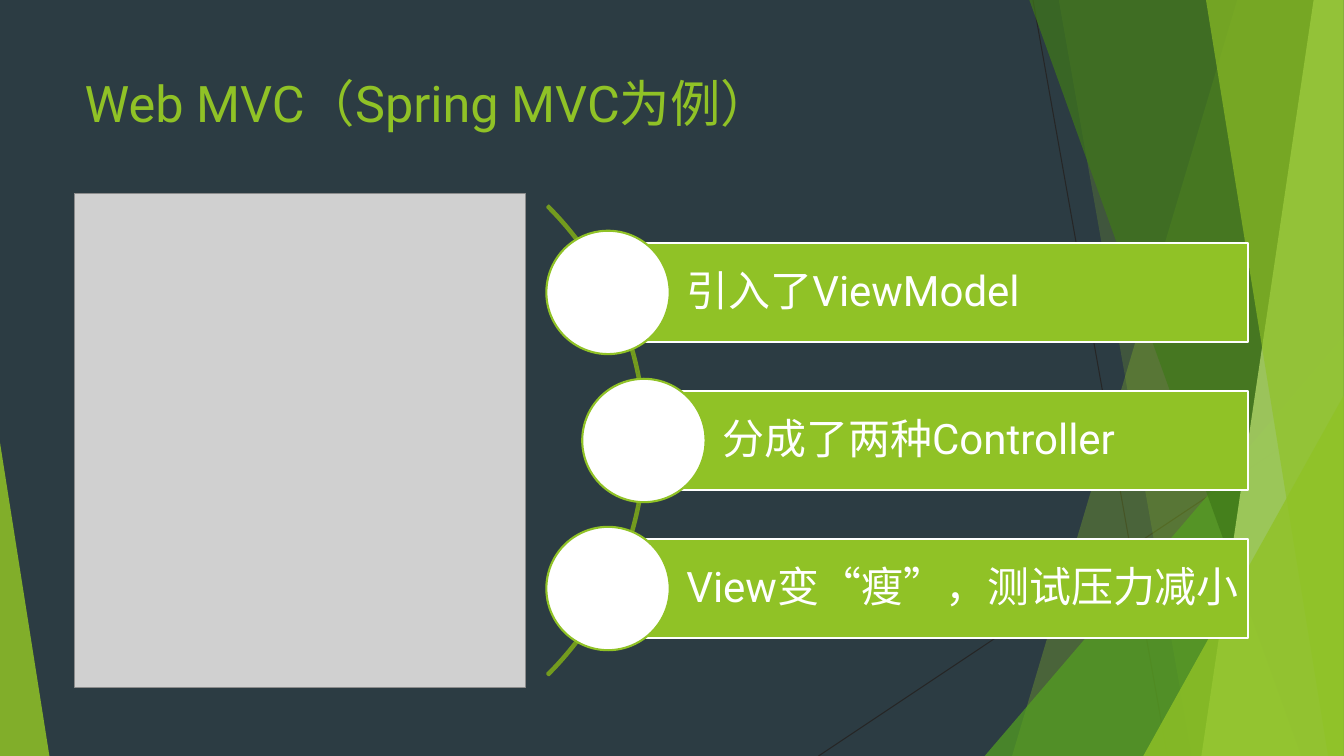
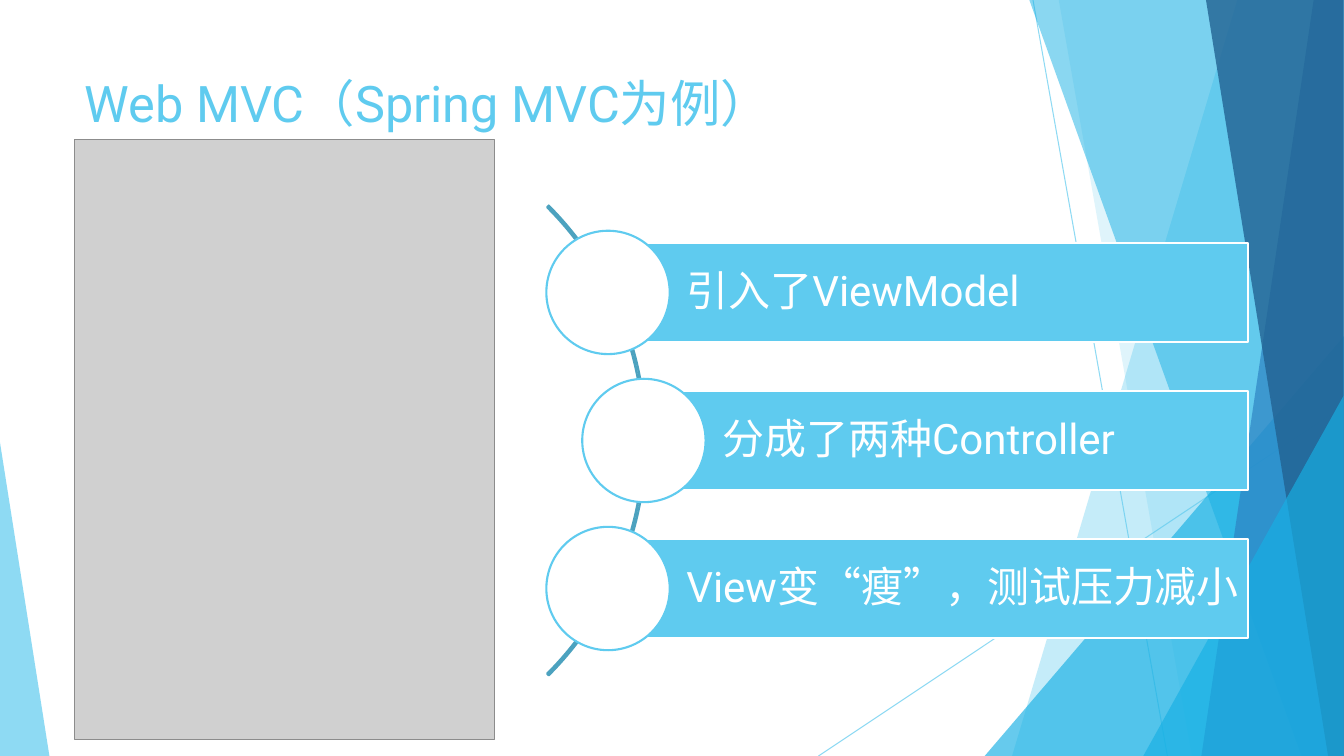
Before and after one commit to jingyanjiaoliu/others, a slide deck: slide 6 of Angular系列讲座 - MVC大家族.pptx. Drawn at 1344x756 pixels with LibreOffice and Linux fonts; fonts in the diff are those of the drawing; grey boxes stand for pictures. Boxes give left, top, right and bottom in pixels: in the first picture for what was removed or moved away, otherwise in the second. Text is boxed around its words. In the diff, an @@ line names an element or a change of style, - is before the commit and + after.

```diff
--- a/Angular系列讲座 - MVC大家族.pptx
+++ b/Angular系列讲座 - MVC大家族.pptx
@@ background #2C3C43 to #FFFFFF @@
@@ freeform shape at [1012,0,1344,756]: fill #90C226 at 30% opacity to #5FCBEF at 36% opacity @@
@@ freeform shape at [1029,0,1344,756]: fill #3F7819 at 70% opacity to #17B0E4 at 50% opacity @@
@@ line (1033, 0) - (1168, 756): stroke #262626 0.75 pt to #5FCBEF 0.75 pt @@
@@ freeform shape at [1059,0,1344,756]: fill #90C226 at 20% opacity to #5FCBEF at 20% opacity @@
@@ freeform shape at [1202,0,1344,756]: fill #C0E474 at 70% opacity to #2E83C3 at 70% opacity @@
@@ freeform shape at [1206,0,1344,756]: fill #90C226 at 65% opacity to #226292 at 80% opacity @@
@@ title "Web MVC（Spring MVC为例）" at [85,79,771,133]: text colour #90C226 to #5FCBEF @@
@@ arch (boxed as its full ring) at [0,108,646,756]: outline #739B1E 1.5 pt to #4CA3BF 1.5 pt @@
@@ picture: place and size @@
-picture at [75,194,525,688]
+picture at [75,140,495,740]
@@ triangle at [985,336,1344,756]: fill #54A021 at 72% opacity to #17B0E4 at 66% opacity @@
@@ line (1344, 406) - (819, 756): stroke #262626 0.75 pt to #5FCBEF 0.75 pt @@
@@ triangle at [1143,396,1344,756]: fill #90C226 at 80% opacity to #17B0E4 at 66% opacity @@
@@ triangle at [0,443,49,756]: fill #90C226 at 85% opacity to #5FCBEF at 70% opacity @@
@@ outline #90C226 1.5 pt to #5FCBEF 1.5 pt in 3 elements at [546,231,669,354], [583,379,706,502], [546,527,669,650] @@
@@ fill #90C226 to #5FCBEF in 3 elements at [608,243,1248,342], [644,391,1249,490], [608,539,1248,638] @@
```
Also in this commit, not shown: 7 other slides changed, 5 slides added, 1 slide removed, 11 other files.
